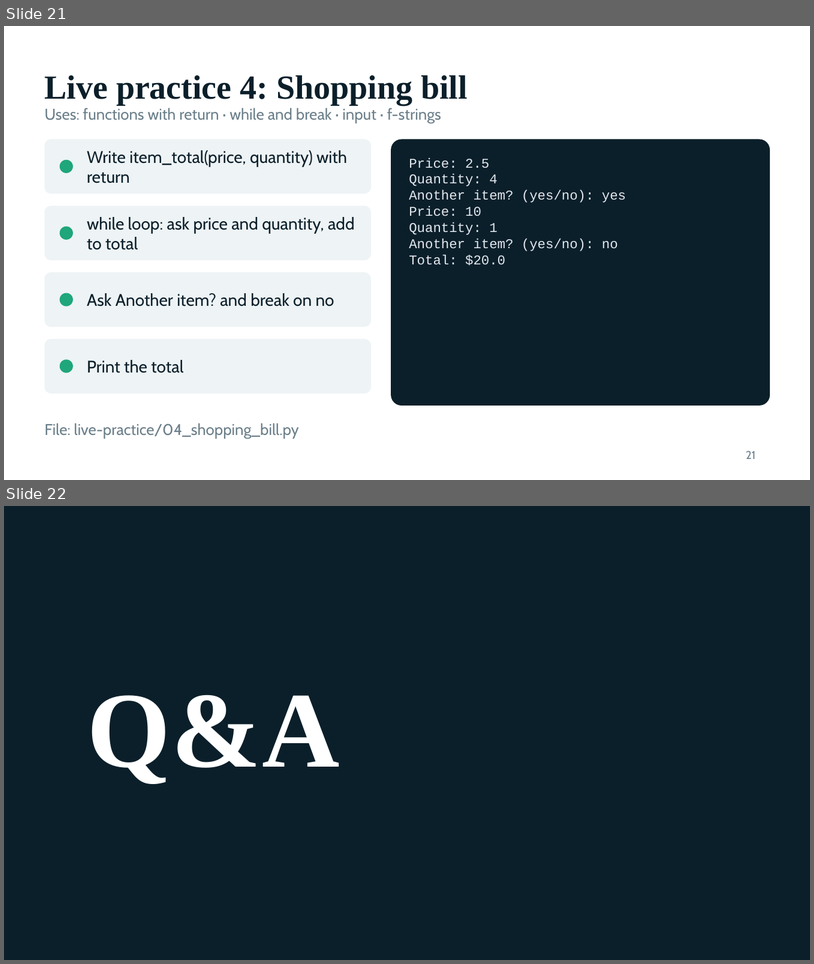
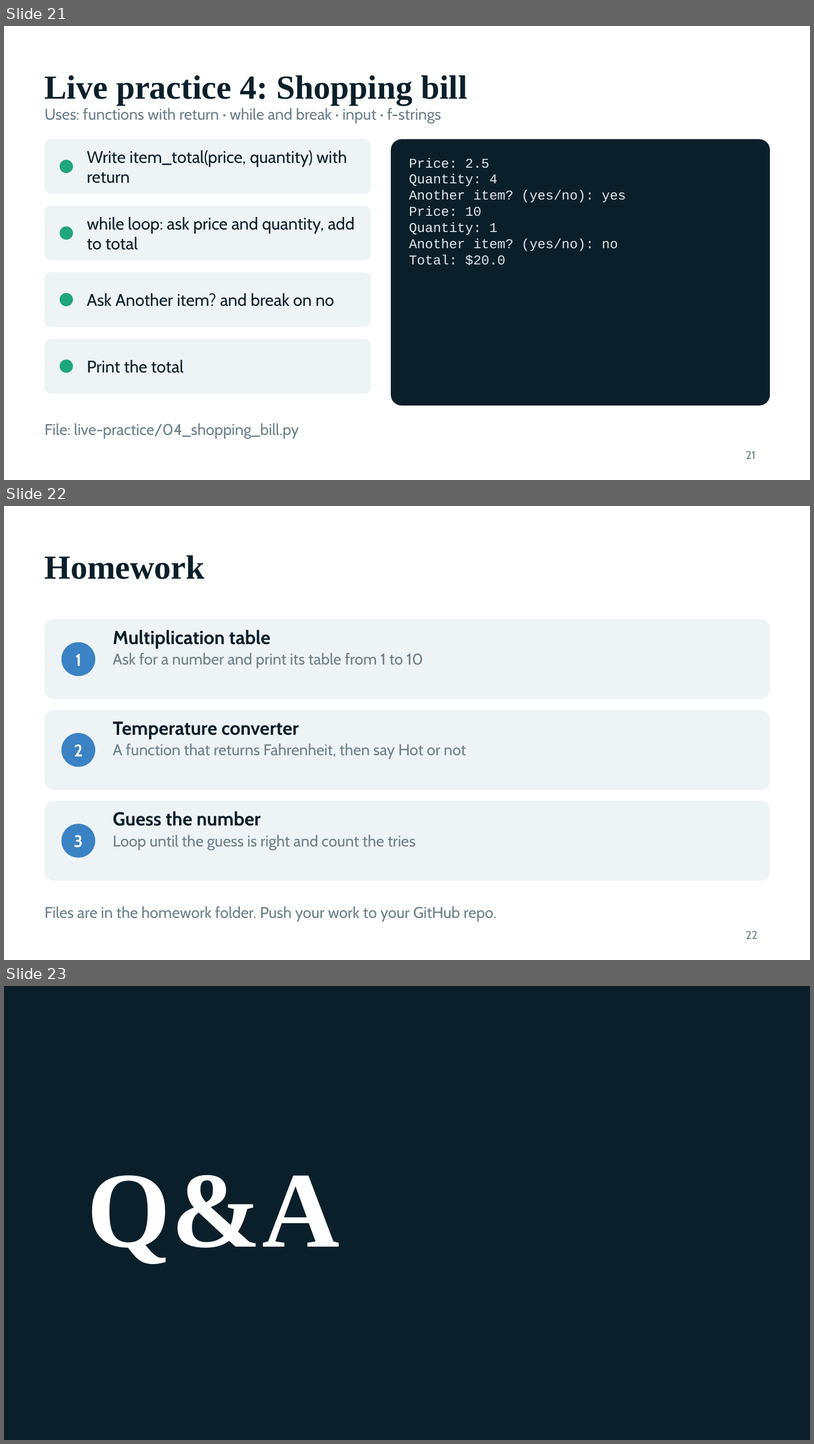
Before and after one commit to VishwasVK07/BFA, a slide deck: class-2/docs/class-2-slides.pptx. Shown one above the other, each under a label of ours: slides 21 and 22 before the commit, slides 21, 22 and 23 after it. The pictures are 814x964 and 814x1444 pixels, drawn with LibreOffice and Linux fonts; fonts in the diff are those of the drawing; background and template pictures are left out. Boxes give left, top, right and bottom in pixels: in the first picture for what was removed or moved away, otherwise in the second. Text is boxed around its words. In the diff, an @@ line names an element or a change of style, - is before the commit and + after.

```diff
--- a/class-2/docs/class-2-slides.pptx
+++ b/class-2/docs/class-2-slides.pptx
@@ slide 22 added at bbox=[4, 506, 810, 960], background #FFFFFF @@
@@ text added at bbox=[45, 555, 205, 579], 40 pt, text #0B1F2A, bold @@
+Homework
@@ rounded rectangle added at bbox=[45, 619, 770, 699], fill #EEF3F5 @@
@@ text added at bbox=[113, 630, 270, 648], 22.5 pt, text #0B1F2A, bold @@
+Multiplication table
@@ ellipse added at bbox=[62, 642, 95, 676], fill #3B82C4 @@
@@ text added at bbox=[75, 654, 81, 666], 20 pt, text #FFFFFF, bold @@
+1
@@ text added at bbox=[113, 652, 423, 668], 18.5 pt, text #6B7F8A @@
+Ask for a number and print its table from 1 to 10
@@ rounded rectangle added at bbox=[45, 710, 770, 790], fill #EEF3F5 @@
@@ text added at bbox=[113, 721, 299, 739], 22.5 pt, text #0B1F2A, bold @@
+Temperature converter
@@ ellipse added at bbox=[62, 733, 95, 767], fill #3B82C4 @@
@@ text added at bbox=[74, 744, 83, 756], 20 pt, text #FFFFFF, bold @@
+2
@@ text added at bbox=[113, 743, 466, 759], 18.5 pt, text #6B7F8A @@
+A function that returns Fahrenheit, then say Hot or not
@@ rounded rectangle added at bbox=[45, 801, 770, 880], fill #EEF3F5 @@
@@ text added at bbox=[113, 811, 261, 826], 22.5 pt, text #0B1F2A, bold @@
+Guess the number
@@ ellipse added at bbox=[62, 823, 95, 858], fill #3B82C4 @@
@@ text added at bbox=[74, 835, 83, 847], 20 pt, text #FFFFFF, bold @@
+3
@@ text added at bbox=[113, 834, 416, 849], 18.5 pt, text #6B7F8A @@
+Loop until the guess is right and count the tries
@@ text added at bbox=[45, 906, 497, 921], 18.5 pt, text #6B7F8A @@
+Files are in the homework folder. Push your work to your GitHub repo.
@@ text added at bbox=[746, 930, 758, 939], 13.5 pt, text #6B7F8A @@
+22
@@ what was slide 22 is now slide 23 @@
```
Also in this commit, not shown: 4 slides changed, 7 slides removed, 9 other files.
